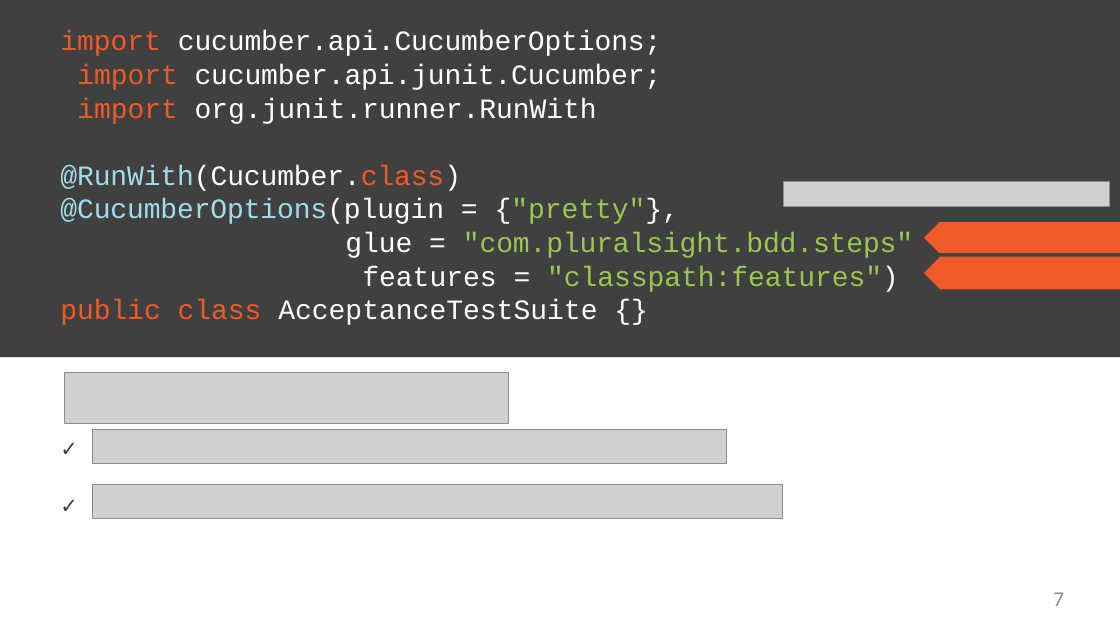
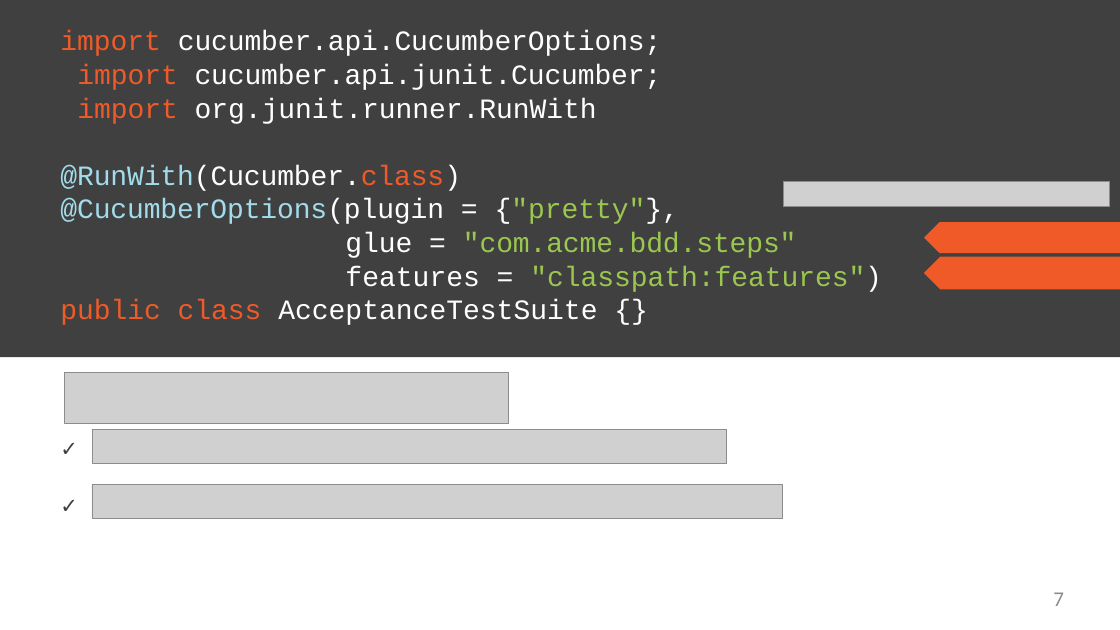
Before and after one commit to StevenJoseph19/ASDE-2023, a slide deck: slide 7 of Learning Phase/Week 1/Day 4/Behavior-driven Development and Cucumber/Slides/6. Glue Code - Automating Scenarios/glue-code-automating-scenarios-slides.pptx. Drawn at 1120x630 pixels with LibreOffice and Linux fonts; fonts in the diff are those of the drawing; grey boxes stand for pictures. Boxes give left, top, right and bottom in pixels: in the first picture for what was removed or moved away, otherwise in the second. Text is boxed around its words. In the diff, an @@ line names an element or a change of style, - is before the commit and + after.

```diff
--- a/Learning Phase/Week 1/Day 4/Behavior-driven Development and Cucumber/Slides/6. Glue Code - Automating Scenarios/glue-code-automating-scenarios-slides.pptx
+++ b/Learning Phase/Week 1/Day 4/Behavior-driven Development and Cucumber/Slides/6. Glue Code - Automating Scenarios/glue-code-automating-scenarios-slides.pptx
@@ text at <box>345,232,882,292</box>: text changed @@
-glue = "com.pluralsight.bdd.steps" features = "classpath:features")
+glue = "com.acme.bdd.steps" features = "classpath:features")
```
Also in this commit, not shown: 1 other slide changed, 23 other files.
